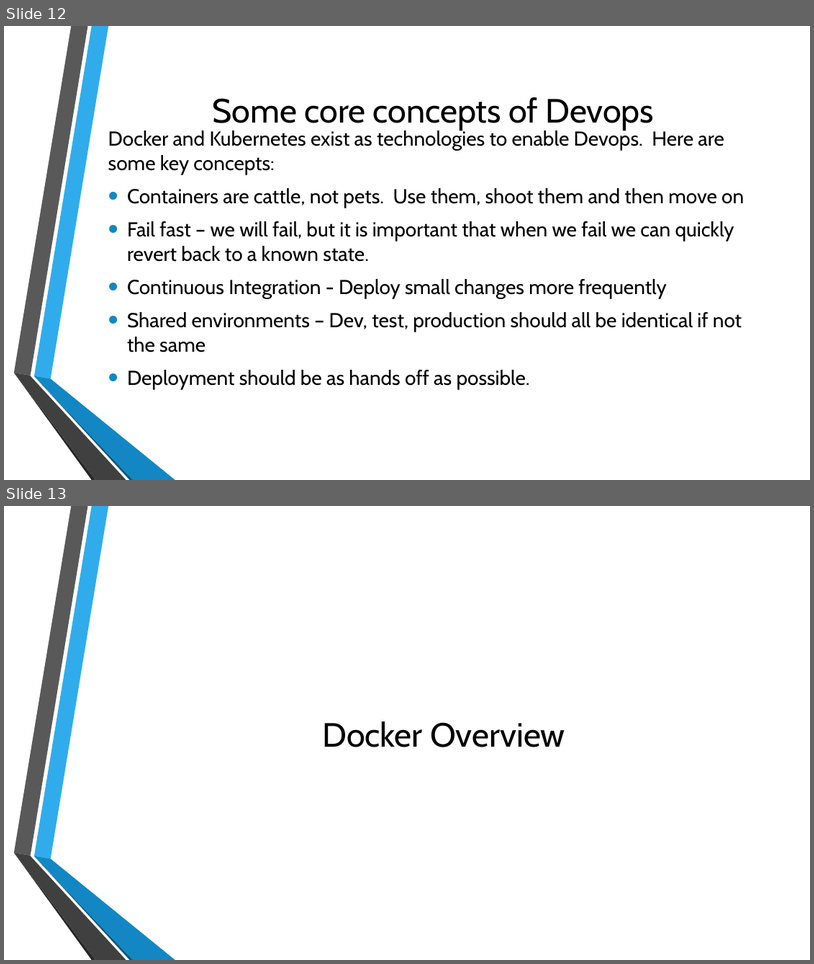
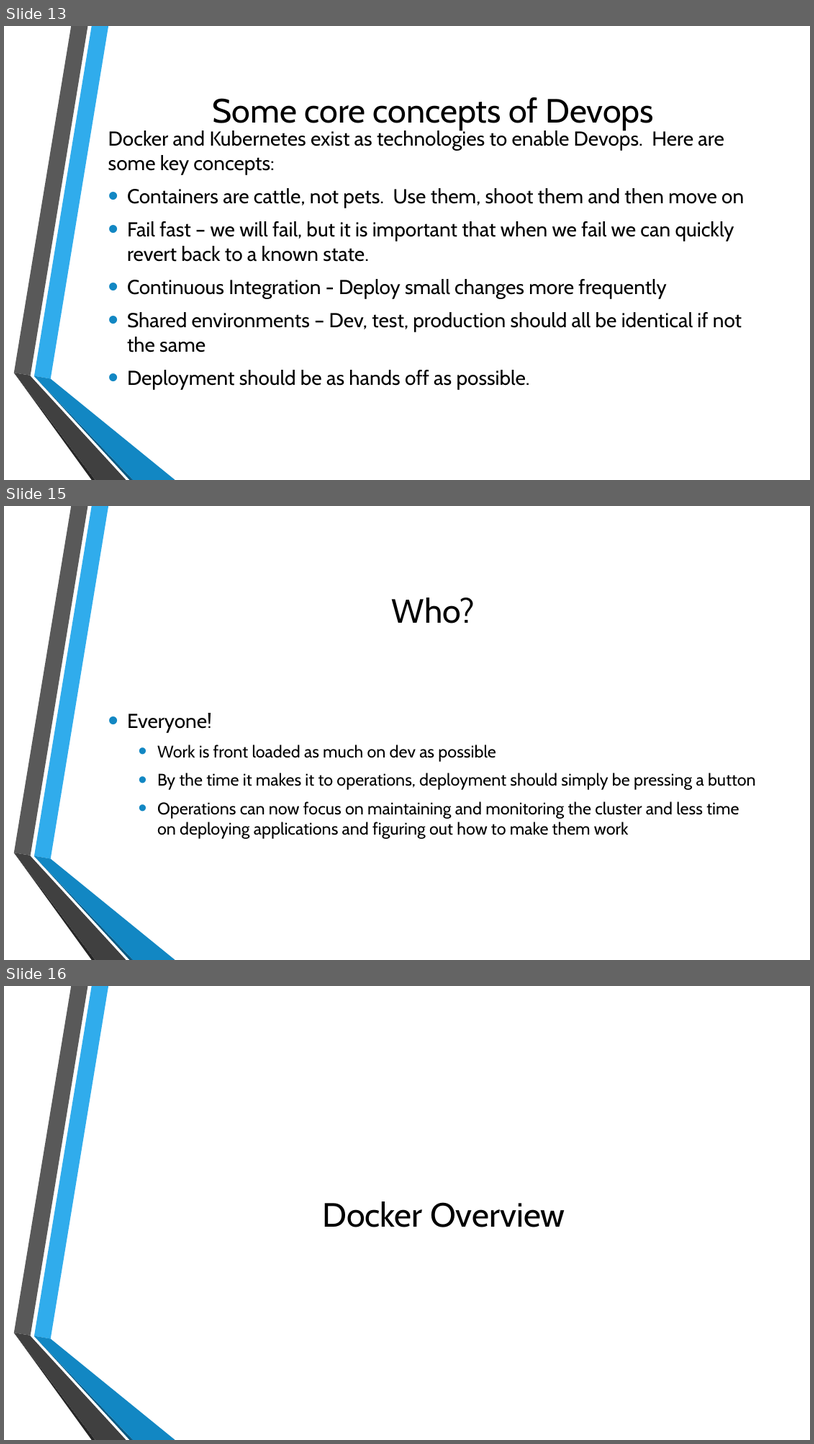
Before and after one commit to sealingtech/kubernetes_training, a slide deck: presentation/Day 1 Intro and Docker.pptx. Shown one above the other, each under a label of ours: slides 12 and 13 before the commit, slides 13, 15 and 16 after it; the slides between them are not shown. The pictures are 814x964 and 814x1444 pixels, drawn with LibreOffice and Linux fonts; fonts in the diff are those of the drawing; background and template pictures are left out. Boxes give left, top, right and bottom in pixels: in the first picture for what was removed or moved away, otherwise in the second. Text is boxed around its words. In the diff, an @@ line names an element or a change of style, - is before the commit and + after.

```diff
--- a/presentation/Day 1 Intro and Docker.pptx
+++ b/presentation/Day 1 Intro and Docker.pptx
@@ slide 15 added at (x1=4, y1=506, x2=810, y2=960), background picture (left out); not listed: 6 template elements that a slide beside it also shows @@
@@ title added at (x1=392, y1=597, x2=475, y2=623), 40 pt, text #000000 @@
+Who?
@@ text added at (x1=127, y1=713, x2=756, y2=839), 20 pt, text #000000 @@
+• Everyone!
+  • Work is front loaded as much on dev as possible
+  • By the time it makes it to operations, deployment should simply be pressing a button
+  • Operations can now focus on maintaining and monitoring the cluster and less time on deploying applications and figuring out how to make them work
@@ what was slide 12 is now slide 13 @@
@@ what was slide 13 is now slide 16 @@
```
Also in this commit, not shown: 2 slides changed, 3 other slides added, 2 slides removed, 10 other files.
